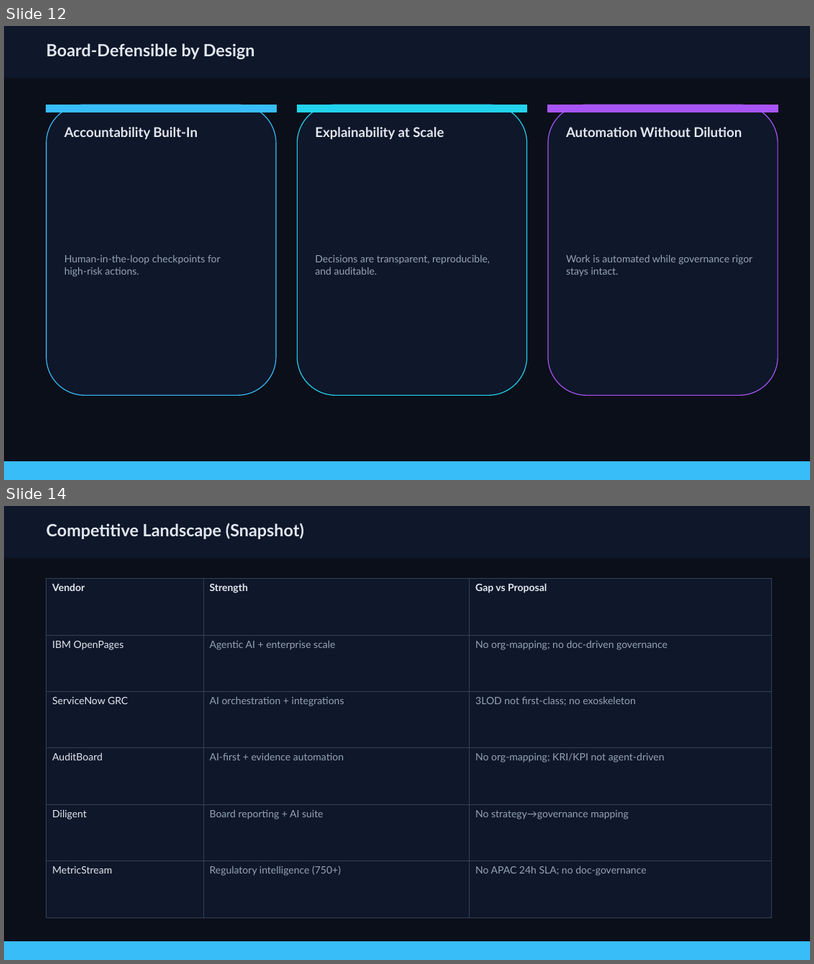
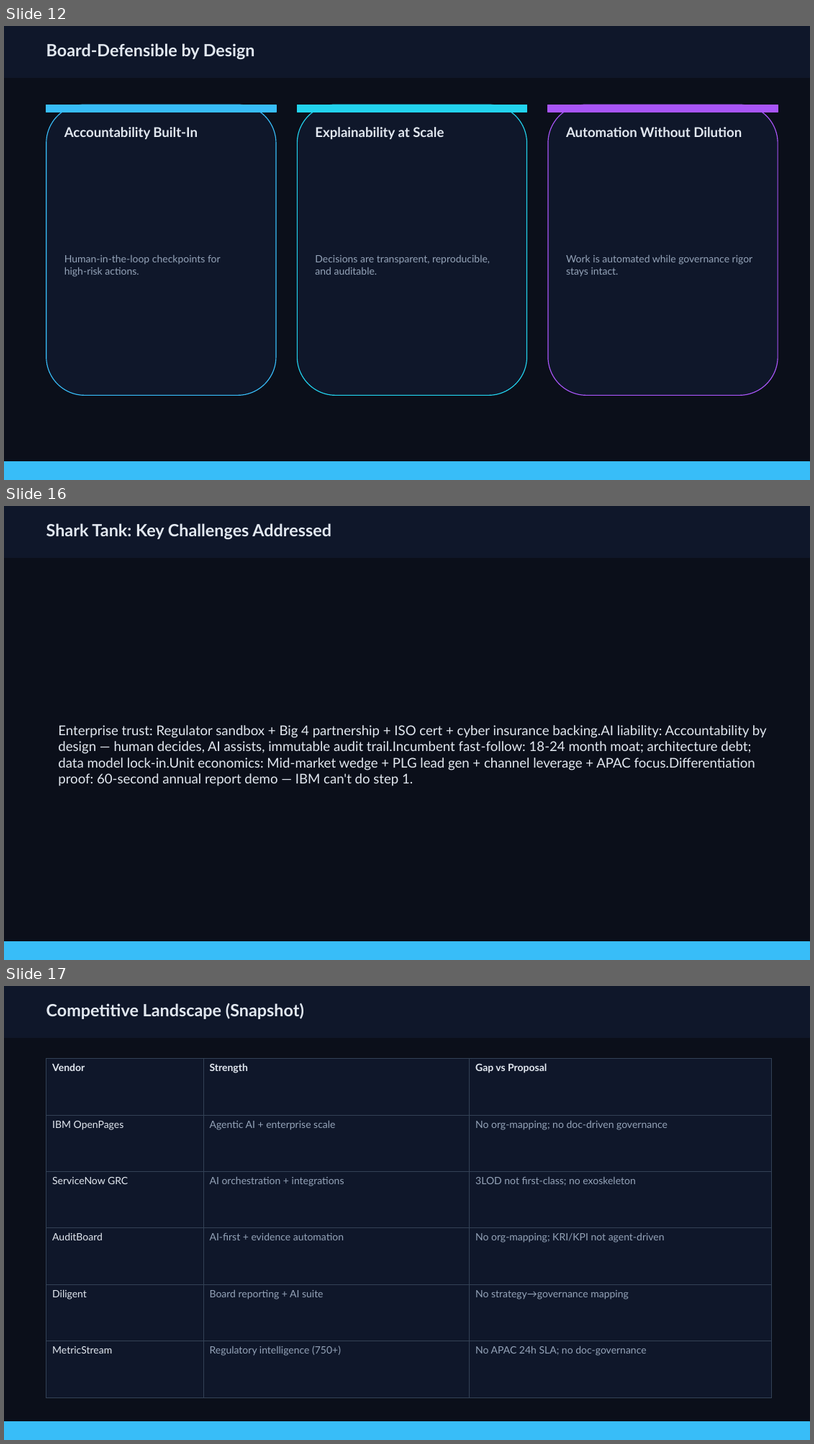
Before and after one commit to feerozac/GRC, a slide deck: _bmad-output/GRC agent.pptx. Shown one above the other, each under a label of ours: slides 12 and 14 before the commit, slides 12, 16 and 17 after it; the slides between them are not shown. The pictures are 814x964 and 814x1444 pixels, drawn with LibreOffice and Linux fonts; fonts in the diff are those of the drawing. Boxes give left, top, right and bottom in pixels: in the first picture for what was removed or moved away, otherwise in the second. Text is boxed around its words. In the diff, an @@ line names an element or a change of style, - is before the commit and + after.

```diff
--- a/_bmad-output/GRC agent.pptx
+++ b/_bmad-output/GRC agent.pptx
@@ slide 16 added at bbox=[4, 506, 810, 960], background #FFFFFF @@
@@ rectangle added at bbox=[4, 506, 810, 960], fill #0B0F1A, outline #0B0F1A 1 pt @@
@@ rectangle added at bbox=[4, 506, 810, 557], fill #0F172A, outline #0F172A 1 pt @@
@@ text added at bbox=[46, 523, 332, 540], 20 pt, text #E2E8F0, bold @@
+Shark Tank: Key Challenges Addressed
@@ text added at bbox=[58, 725, 767, 786], 16 pt, text #E2E8F0 @@
+• Enterprise trust: Regulator sandbox + Big 4 partnership + ISO cert + cyber insurance backing.AI liability: Accountability by design — human decides, AI assists, immutable audit trail.Incumbent fast-follow: 18-24 month moat; architecture debt; data model lock-in.Unit economics: Mid-market wedge + PLG lead gen + channel leverage + APAC focus.Differentiation proof: 60-second annual report demo — IBM can't do step 1.
@@ rectangle added at bbox=[4, 942, 810, 960], fill #38BDF8, outline #38BDF8 1 pt @@
@@ what was slide 14 is now slide 17 @@
```
Also in this commit, not shown: 7 other slides added, 1 slide removed, 5 other files.
